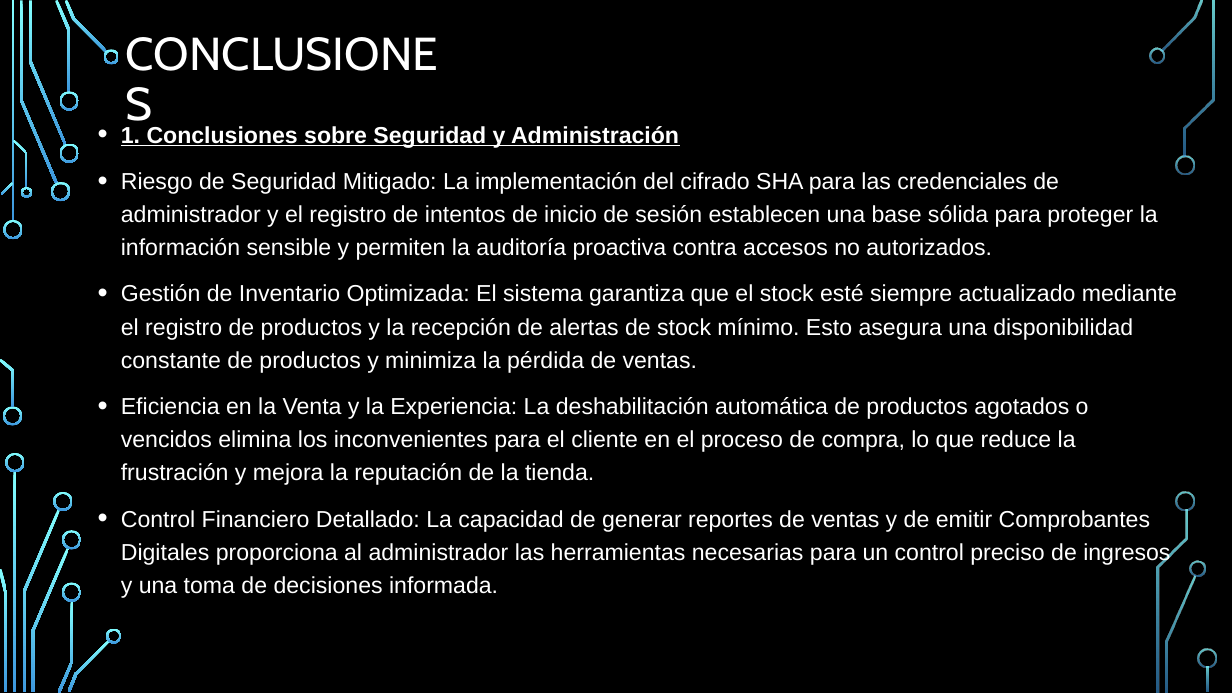
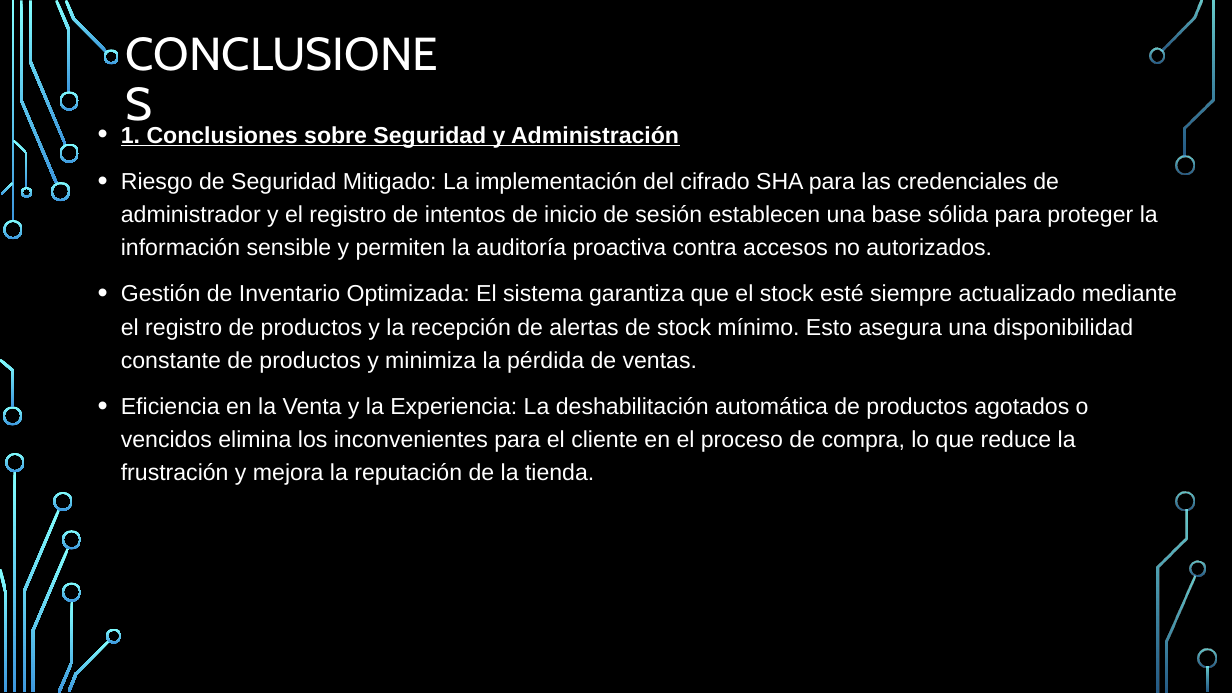
Before and after one commit to LuisGarcia-IDAT/Grupo-3, a slide deck: slide 23 of FINAL/FINAL PROYECTO CERTIFICADOR.pptx. Drawn at 1232x693 pixels with LibreOffice and Linux fonts; fonts in the diff are those of the drawing; background and template pictures are left out. Boxes give left, top, right and bottom in pixels: in the first picture for what was removed or moved away, otherwise in the second. Text is boxed around its words. In the diff, an @@ line names an element or a change of style, - is before the commit and + after.

```diff
--- a/FINAL/FINAL PROYECTO CERTIFICADOR.pptx
+++ b/FINAL/FINAL PROYECTO CERTIFICADOR.pptx
@@ text at (121,510,1170,598): paragraph removed @@
-• Control Financiero Detallado: La capacidad de generar reportes de ventas y de emitir Comprobantes Digitales proporciona al administrador las herramientas necesarias para un control preciso de ingresos y una toma de decisiones informada.
```
Also in this commit, not shown: 1 other slide changed.
